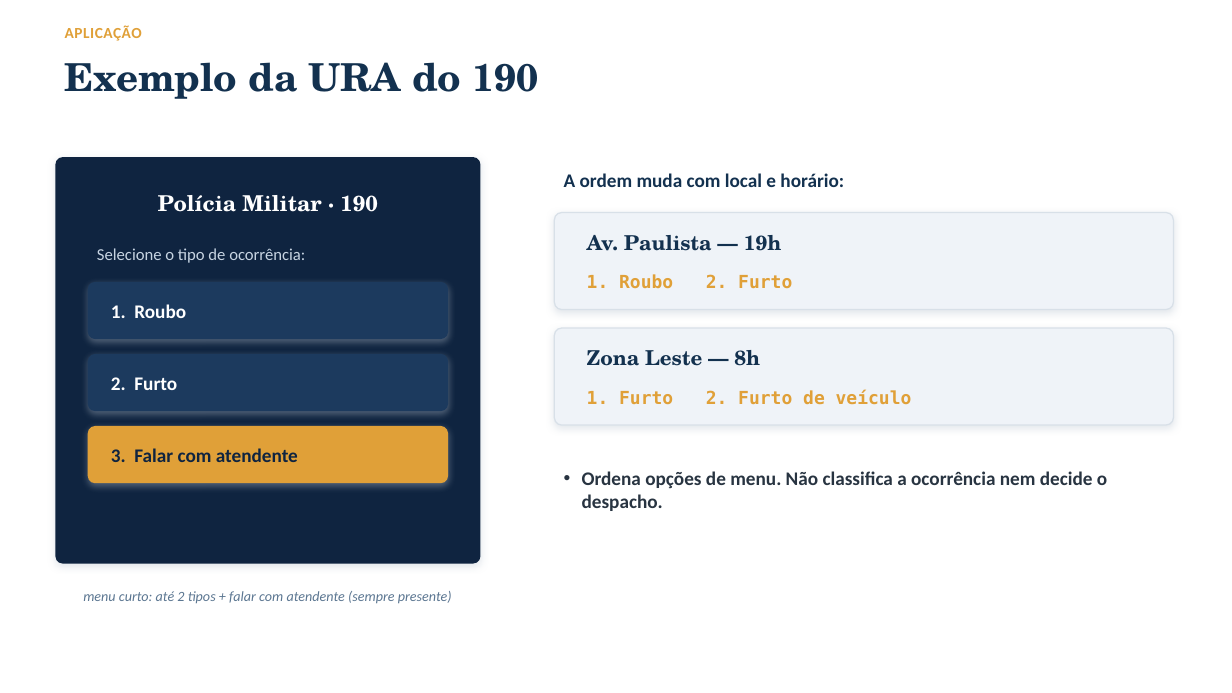
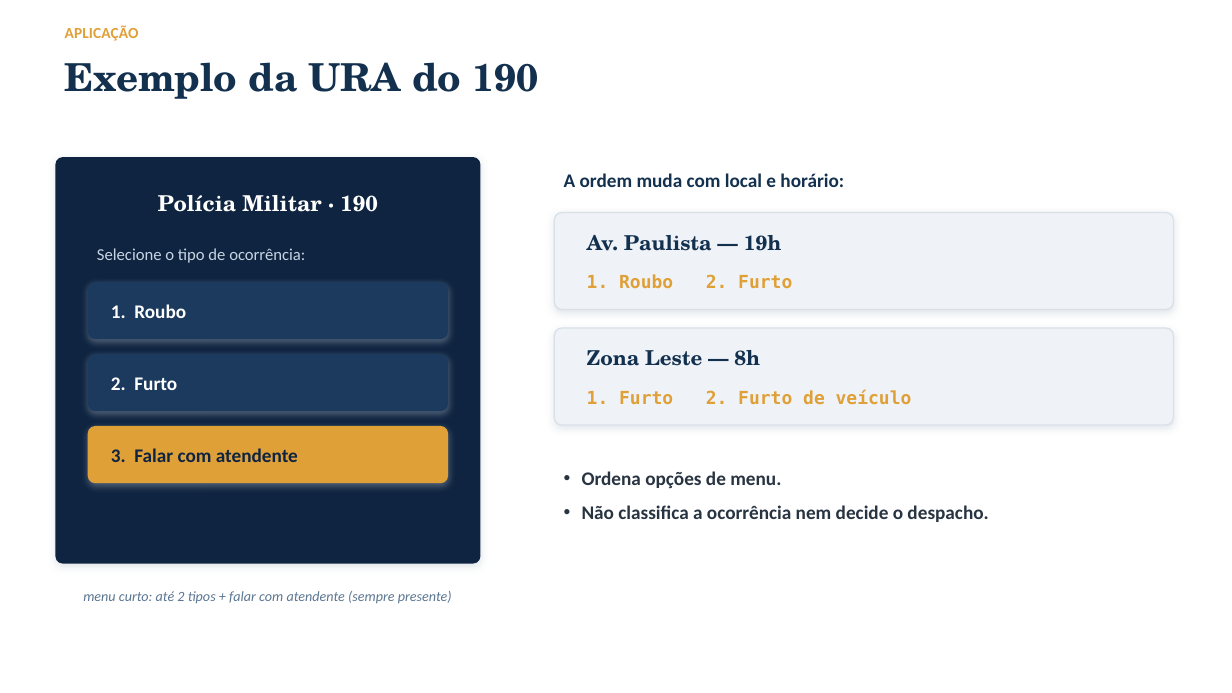
Before and after one commit to especializacao-ia-pucsp/crime-sp-ml, a slide deck: slide 11 of docs/apresentacao.pptx. Drawn at 1232x693 pixels with LibreOffice and Linux fonts; fonts in the diff are those of the drawing. Boxes give left, top, right and bottom in pixels: in the first picture for what was removed or moved away, otherwise in the second. Text is boxed around its words. In the diff, an @@ line names an element or a change of style, - is before the commit and + after.

```diff
--- a/docs/apresentacao.pptx
+++ b/docs/apresentacao.pptx
@@ text "APLICAÇÃO" at box(65, 25, 139, 41): letter spacing 0.4 to 0.1 pt @@
@@ text at box(582, 471, 988, 522): text changed @@
-• Ordena opções de menu. Não classifica a ocorrência nem decide o despacho.
+• Ordena opções de menu.
+• Não classifica a ocorrência nem decide o despacho.
```
Also in this commit, not shown: 13 other slides changed, 1 other file.
